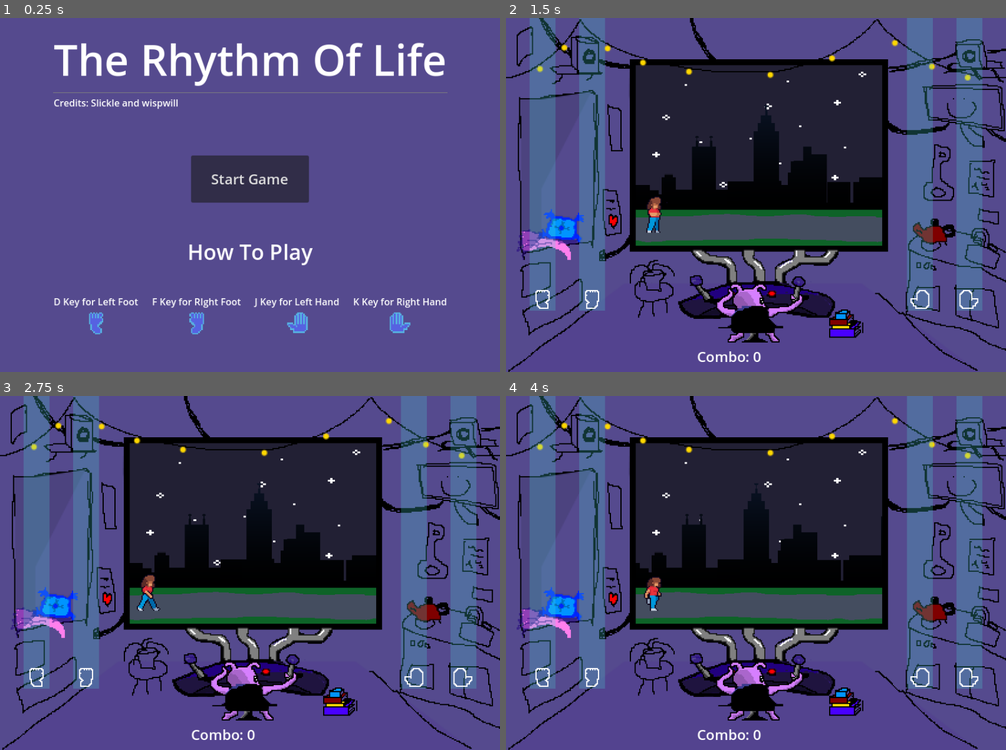
Above: before the commit, frames 1-4 (two rows, left to right).
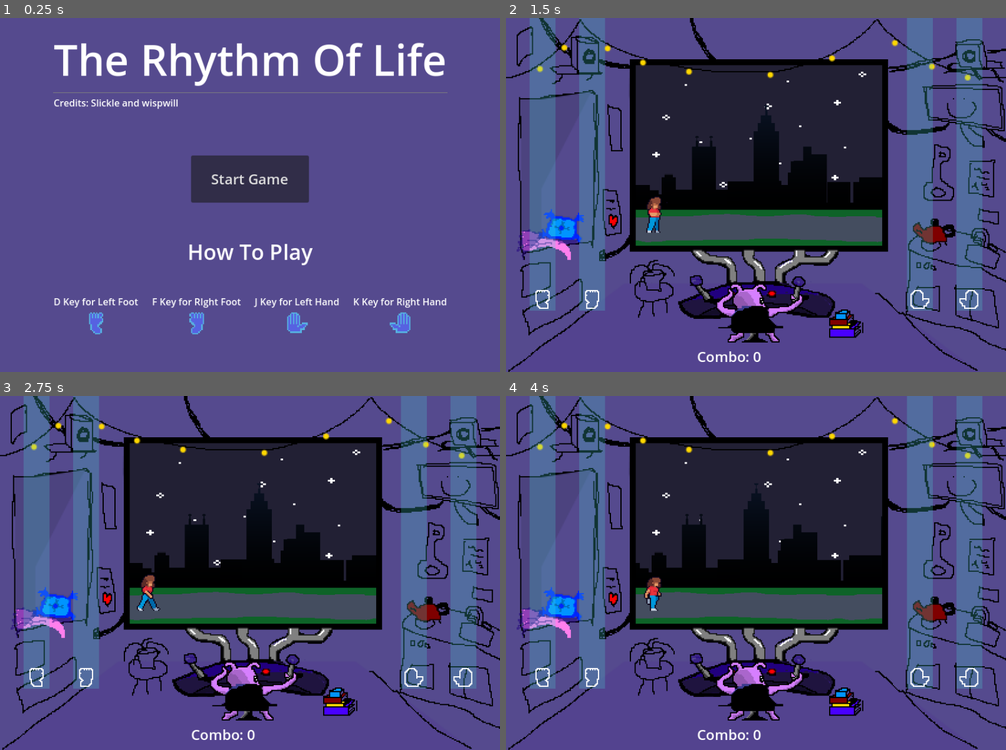
Above: after the commit, the same moments.

Repository: SlickleCode/GMTK2024
Game: Godot game, scene res://scenes/start.tscn
The game is run twice, just before and just after one commit, with the same random seed, the same clock (stepped at 60 frames per second) and the same inputs. Sound files missing from this copy of the repository are replaced by a short silence.
Inputs:
- Up to frame 1 (0.25 s): no input
- Up to frame 2 (1.5 s): click "Start Game" at 0.5 s; tap Enter at 1.25 s; hold K (right_hand) from 1.28 s (still down)
- Up to frame 3 (2.75 s): tap Space at 2 s; release K (right_hand) at 2.03 s; hold J (left_hand) from 2.03 s (still down)
- Up to frame 4 (4 s): release J (left_hand) at 2.78 s; hold K (right_hand) from 2.78 s (still down)

The runs differ from the first frame. In frame 1, 0.3% of the frame differs, in the area x 57-83%, y 83-90%; in frame 2, 0.2%; in frame 3, 0.2%; in frame 4, 0.2%.

Commit message:
THE HANDS

Diff:
--- a/main.tscn
+++ b/main.tscn
@@ -328,7 +328,7 @@
 shape = SubResource("RectangleShape2D_r2iw0")
 
 [node name="Sprite2D" type="Sprite2D" parent="InputManager/LeftHandInputSpot"]
-texture = ExtResource("35_5islh")
+texture = ExtResource("36_ejf5t")
 
 [node name="Label" type="Label" parent="InputManager/LeftHandInputSpot"]
 anchors_preset = 7
@@ -352,7 +352,7 @@
 shape = SubResource("RectangleShape2D_06fb3")
 
 [node name="Sprite2D" type="Sprite2D" parent="InputManager/RightHandInputSpot"]
-texture = ExtResource("36_ejf5t")
+texture = ExtResource("35_5islh")
 
 [node name="Label" type="Label" parent="InputManager/RightHandInputSpot"]
 anchors_preset = 7
--- a/scenes/start.tscn
+++ b/scenes/start.tscn
@@ -127,7 +127,7 @@
 [node name="TextureRect" type="TextureRect" parent="VBoxContainer/HBoxContainer/VBoxContainer3"]
 custom_minimum_size = Vector2(0, 40)
 layout_mode = 2
-texture = ExtResource("4_tnlcm")
+texture = ExtResource("5_wkwd4")
 stretch_mode = 5
 
 [node name="Control2" type="Control" parent="VBoxContainer/HBoxContainer"]
@@ -144,7 +144,7 @@
 [node name="TextureRect" type="TextureRect" parent="VBoxContainer/HBoxContainer/VBoxContainer4"]
 custom_minimum_size = Vector2(0, 40)
 layout_mode = 2
-texture = ExtResource("5_wkwd4")
+texture = ExtResource("4_tnlcm")
 stretch_mode = 5
 
 [node name="Control2" type="Control" parent="VBoxContainer"]
